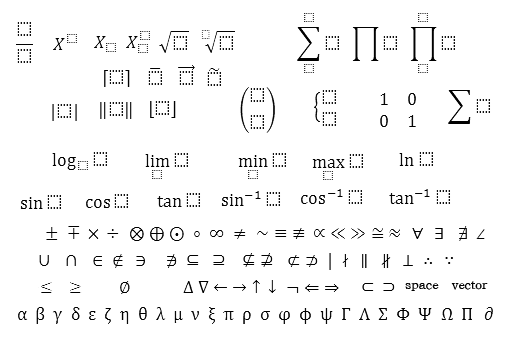
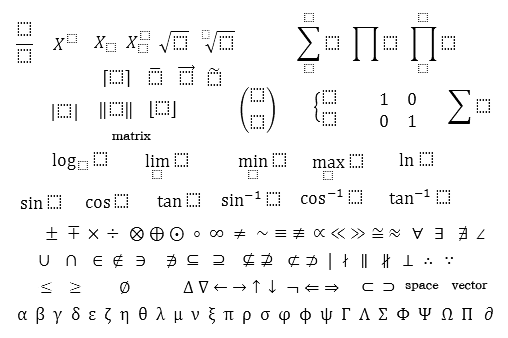
Before/after of a 508px x 338px layered artwork. What changed in the layer stack:
added layer "matrix" above "vector" over <box>112,131,151,140</box>
